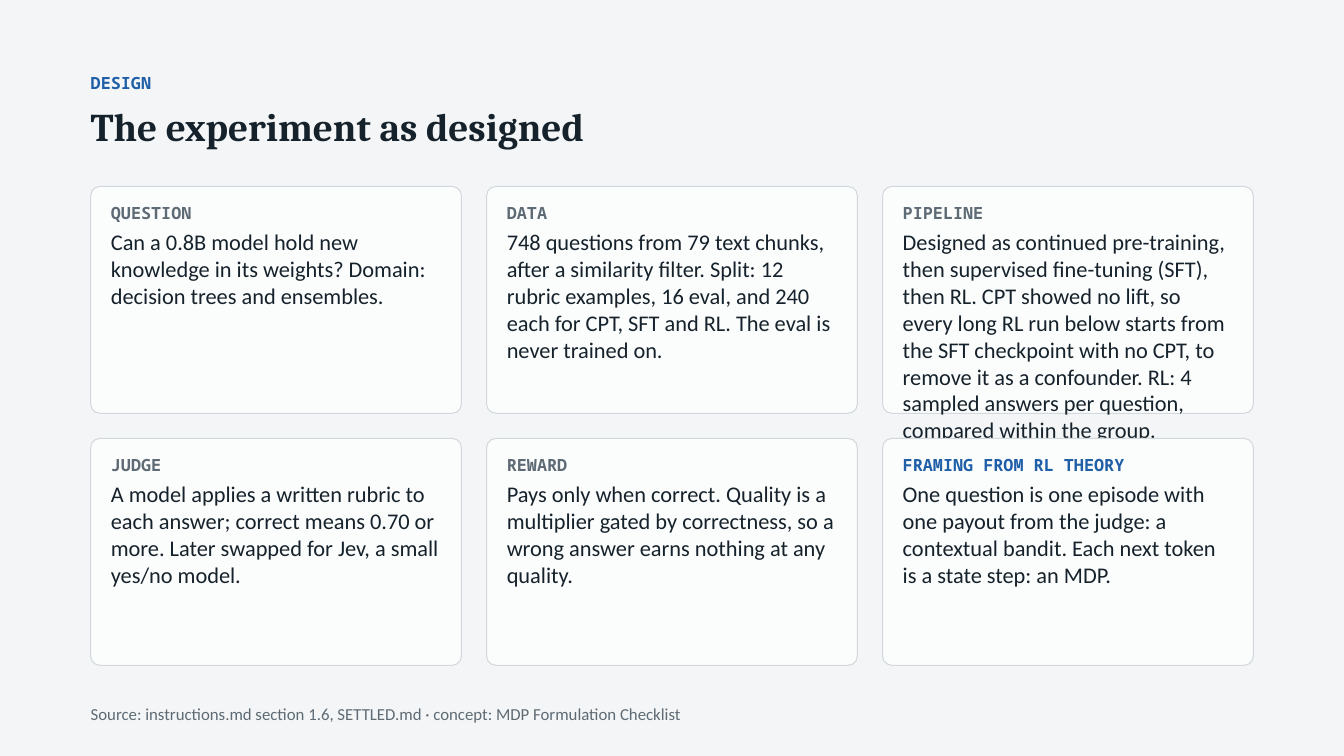
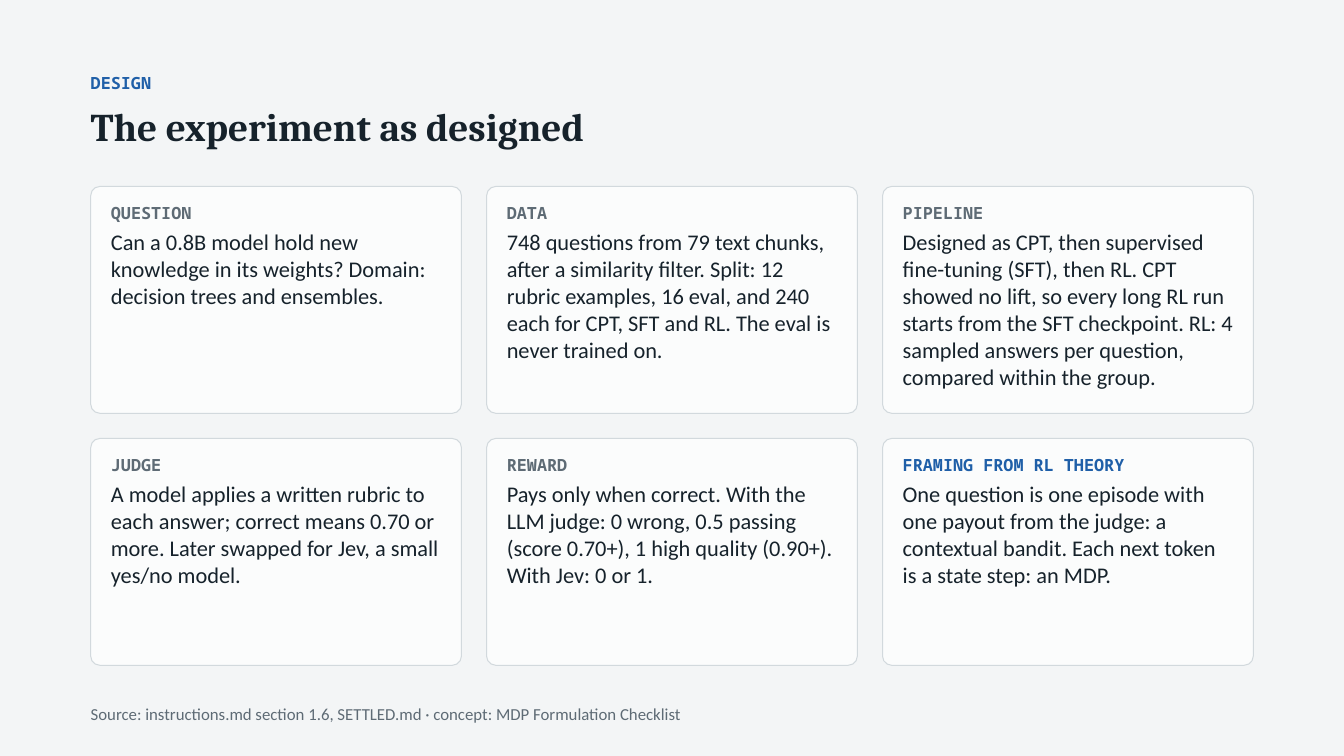
Before and after one commit to thistleknot/rl_v2_share, a slide deck: slide 4 of docs/RL_V2_rl.pptx. Drawn at 1344x756 pixels with LibreOffice and Linux fonts; fonts in the diff are those of the drawing. Boxes give left, top, right and bottom in pixels: in the first picture for what was removed or moved away, otherwise in the second. Text is boxed around its words. In the diff, an @@ line names an element or a change of style, - is before the commit and + after.

```diff
--- a/docs/RL_V2_rl.pptx
+++ b/docs/RL_V2_rl.pptx
@@ text at box(903, 234, 1232, 389): text changed @@
-Designed as continued pre-training, then supervised fine-tuning (SFT), then RL. CPT showed no lift, so every long RL run below starts from the SFT checkpoint with no CPT, to remove it as a confounder. RL: 4 sampled answers per question, compared within the group.
+Designed as CPT, then supervised fine-tuning (SFT), then RL. CPT showed no lift, so every long RL run starts from the SFT checkpoint. RL: 4 sampled answers per question, compared within the group.
@@ text at box(507, 486, 832, 583): text changed @@
-Pays only when correct. Quality is a multiplier gated by correctness, so a wrong answer earns nothing at any quality.
+Pays only when correct. With the LLM judge: 0 wrong, 0.5 passing (score 0.70+), 1 high quality (0.90+). With Jev: 0 or 1.
```
